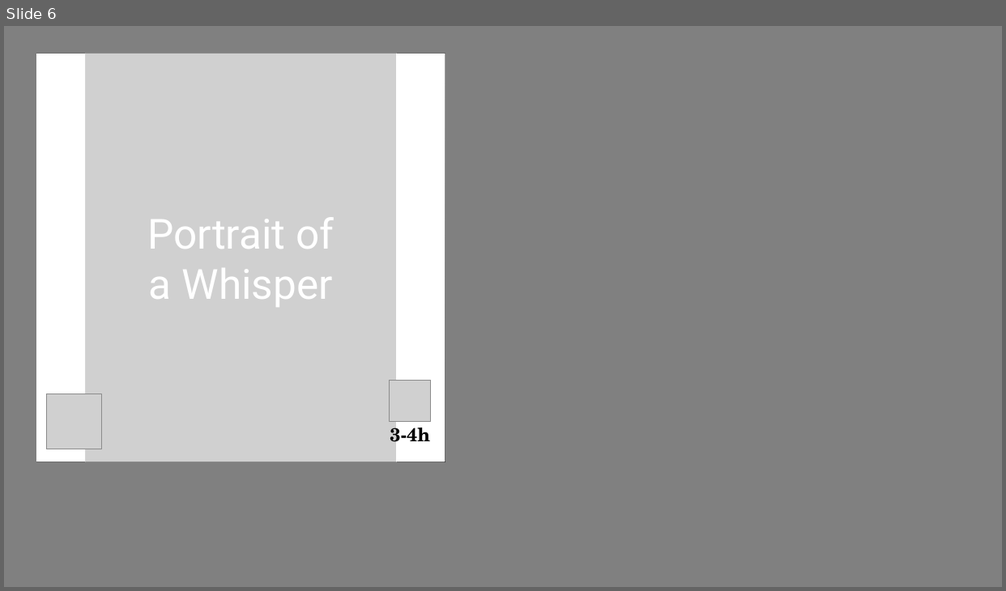
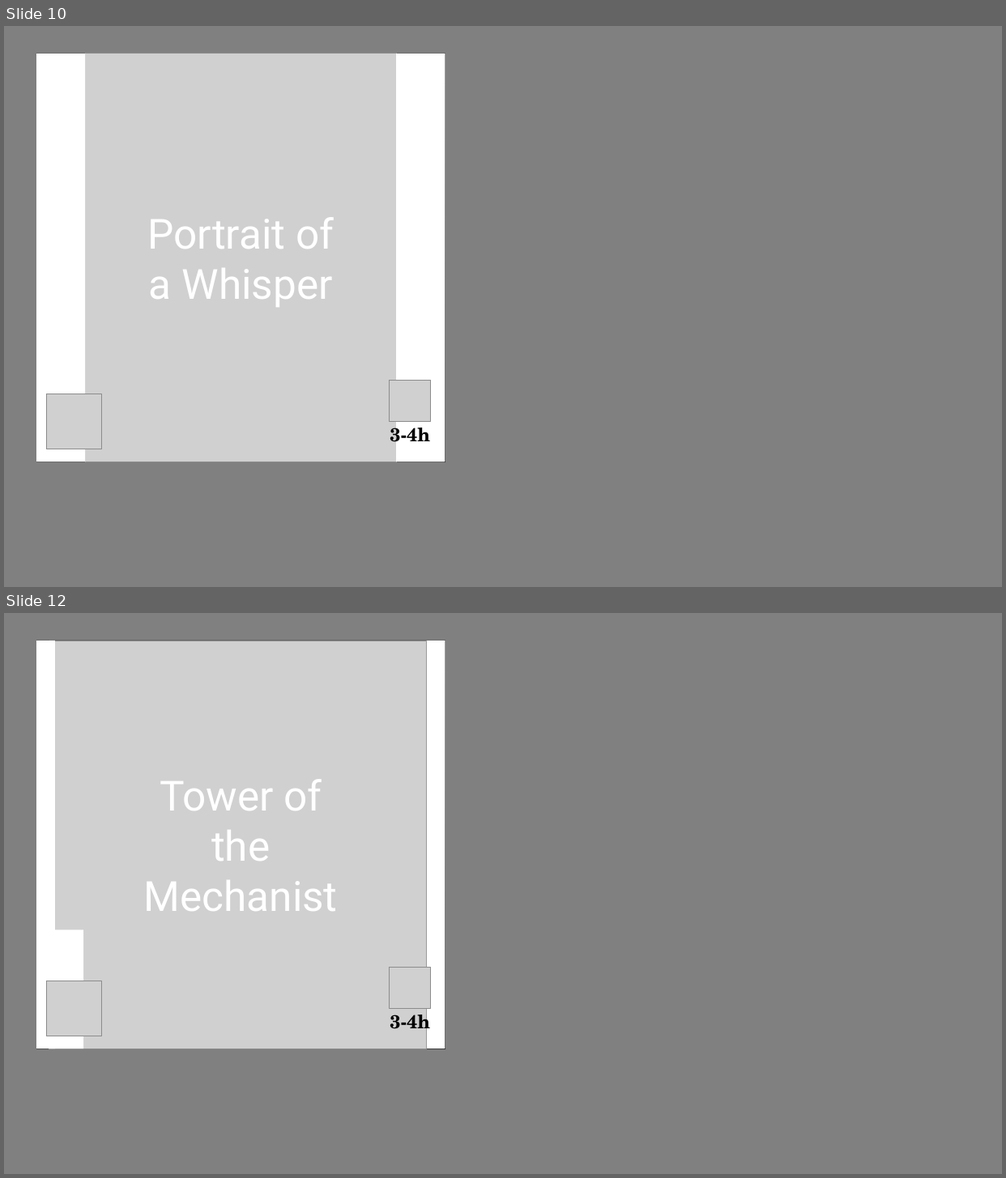
Before and after one commit to olinkirkland/scribbles, a slide deck: public/data/_work-in-progress/_share/cover-images.pptx. Shown one above the other, each under a label of ours: slide 6 before the commit, slides 10 and 12 after it; the slides between them are not shown. The pictures are 1006x591 and 1006x1178 pixels, drawn with LibreOffice and Linux fonts; fonts in the diff are those of the drawing; grey boxes stand for pictures. Boxes give left, top, right and bottom in pixels: in the first picture for what was removed or moved away, otherwise in the second. Text is boxed around its words. In the diff, an @@ line names an element or a change of style, - is before the commit and + after.

```diff
--- a/public/data/_work-in-progress/_share/cover-images.pptx
+++ b/public/data/_work-in-progress/_share/cover-images.pptx
@@ slide 12 added at <box>4,613,1002,1174</box>, background #808080 @@
@@ picture added at <box>36,641,445,1050</box> @@
@@ rectangle added at <box>36,641,445,1050</box>, fill gradient #000000 @@
@@ text added at <box>144,779,338,911</box>, 40 pt, text #FFFFFF @@
+Tower of the Mechanist
@@ group added at <box>36,641,445,1050</box>: 3 rectangles, 1 picture @@
@@ picture added at <box>390,967,431,1008</box> @@
@@ picture added at <box>47,982,102,1037</box> @@
@@ text added at <box>390,1009,430,1035</box>, 18 pt, text #000000, bold @@
+3-4h
@@ what was slide 6 is now slide 10 @@
```
Also in this commit, not shown: 16 other slides added, 6 other files.
